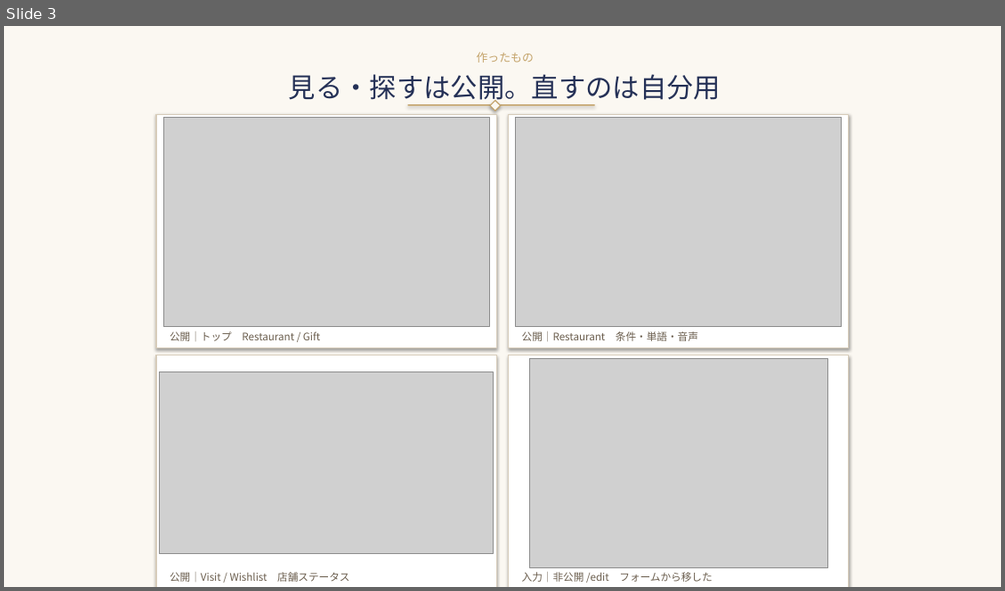
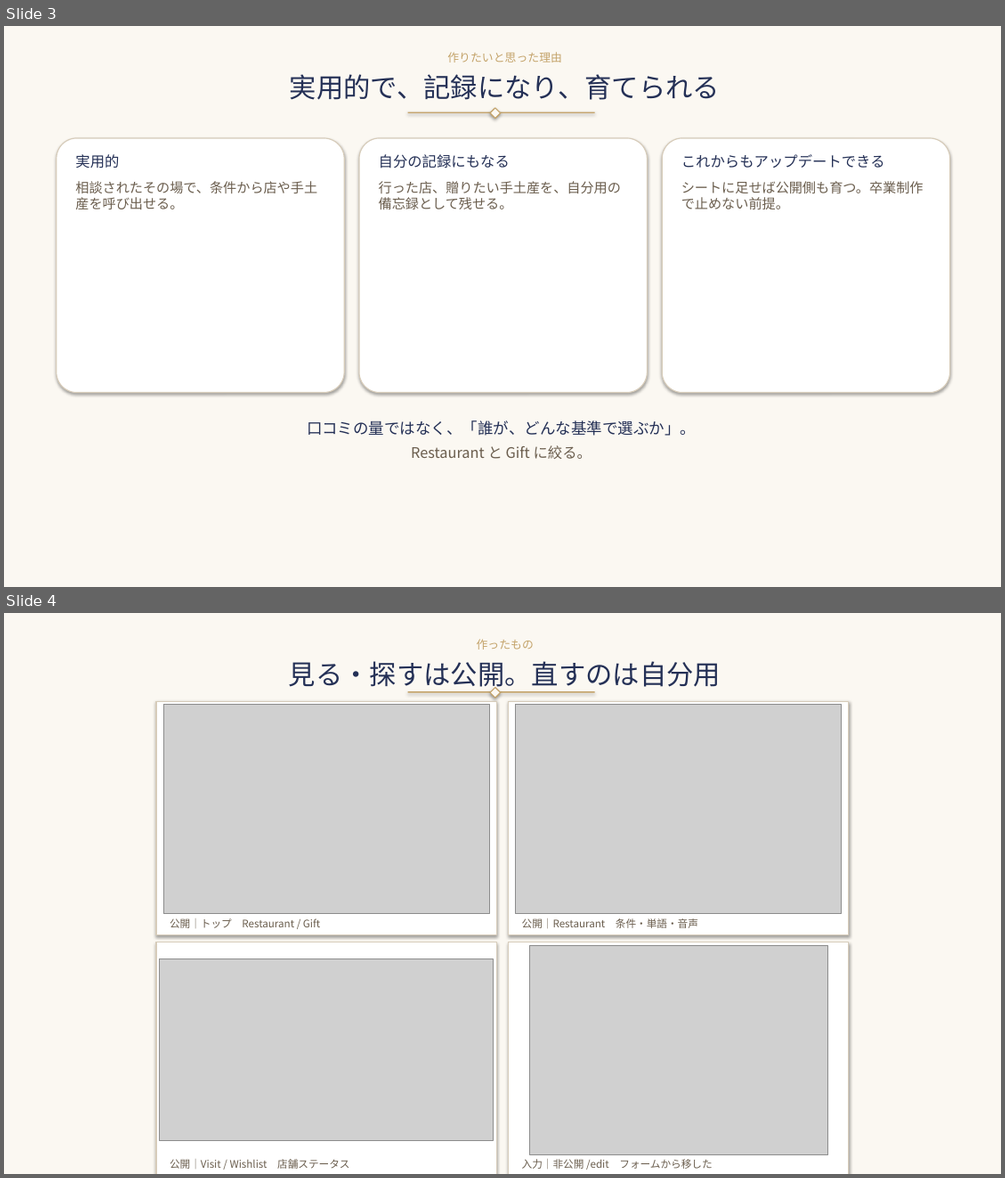
Before and after one commit to michijiro-glitch/ms-omotenashi-concierge, a slide deck: 卒業発表_MsOmotenashiConcierge.pptx. Shown one above the other, each under a label of ours: slide 3 before the commit, slides 3 and 4 after it. The pictures are 1005x591 and 1005x1178 pixels, drawn with LibreOffice and Linux fonts; fonts in the diff are those of the drawing; grey boxes stand for pictures. Boxes give left, top, right and bottom in pixels: in the first picture for what was removed or moved away, otherwise in the second. Text is boxed around its words. In the diff, an @@ line names an element or a change of style, - is before the commit and + after.

```diff
--- a/卒業発表_MsOmotenashiConcierge.pptx
+++ b/卒業発表_MsOmotenashiConcierge.pptx
@@ slide 3 added at [4,26,1001,587], background #FBF8F2 @@
@@ text added at [447,52,562,62], 11 pt, text #C4A36A @@
+作りたいと思った理由
@@ text added at [290,74,720,100], 26 pt, text #243056 @@
+実用的で、記録になり、育てられる
@@ rectangle added at [408,112,595,113], fill #C4A36A @@
@@ diamond added at [490,108,501,118], fill #FBF8F2, outline #C4A36A 1 pt @@
@@ rounded rectangle added at [57,138,344,393], fill #FFFFFF, outline #D7CCBA 1 pt @@
@@ text added at [75,154,119,168], 14 pt, text #243056 @@
+実用的
@@ rounded rectangle added at [359,138,647,393], fill #FFFFFF, outline #D7CCBA 1 pt @@
@@ text added at [379,154,510,168], 14 pt, text #243056 @@
+自分の記録にもなる
@@ rounded rectangle added at [662,138,950,393], fill #FFFFFF, outline #D7CCBA 1 pt @@
@@ text added at [681,154,885,168], 14 pt, text #243056 @@
+これからもアップデートできる
@@ text added at [75,181,317,209], 13 pt, text #6B5E4E @@
+相談されたその場で、条件から店や手土産を呼び出せる。
@@ text added at [379,181,621,209], 13 pt, text #6B5E4E @@
+行った店、贈りたい手土産を、自分用の備忘録として残せる。
@@ text added at [681,181,923,209], 13 pt, text #6B5E4E @@
+シートに足せば公開側も育つ。卒業制作で止めない前提。
@@ text added at [307,420,696,459], 15 pt, text #243056 @@
+口コミの量ではなく、「誰が、どんな基準で選ぶか」。
+Restaurant と Gift に絞る。
@@ what was slide 3 is now slide 4 @@
```
Also in this commit, not shown: 4 slides changed, 1 slide removed, 6 other files.
